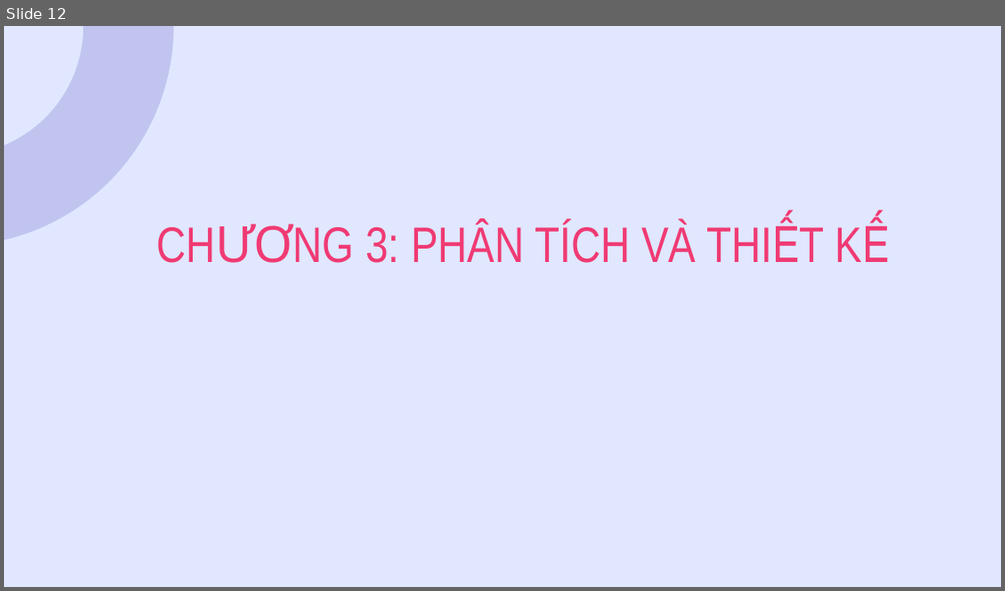
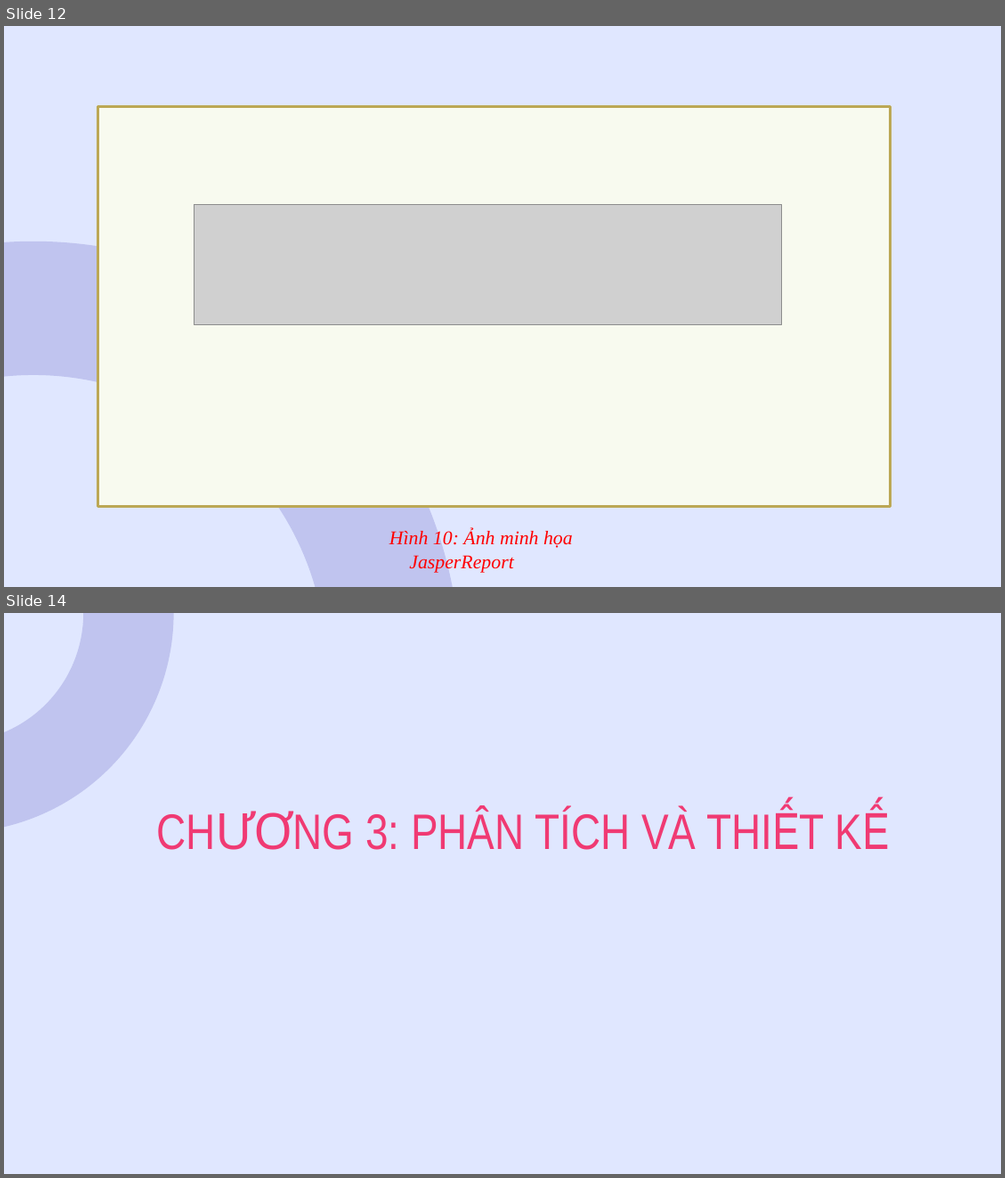
Before and after one commit to hoangtuandrive/GearVM, a slide deck: Báo Cáo/Nhom77_Final/Nhom77_PPT.pptx. Shown one above the other, each under a label of ours: slide 12 before the commit, slides 12 and 14 after it; the slides between them are not shown. The pictures are 1005x591 and 1005x1178 pixels, drawn with LibreOffice and Linux fonts; fonts in the diff are those of the drawing; grey boxes stand for pictures. Boxes give left, top, right and bottom in pixels: in the first picture for what was removed or moved away, otherwise in the second. Text is boxed around its words. In the diff, an @@ line names an element or a change of style, - is before the commit and + after.

```diff
--- a/Báo Cáo/Nhom77_Final/Nhom77_PPT.pptx
+++ b/Báo Cáo/Nhom77_Final/Nhom77_PPT.pptx
@@ slide 12 added at bbox=[4, 26, 1001, 587], background #E0E7FF @@
@@ rectangle added at bbox=[97, 107, 890, 507], fill #F8FAEF, outline #BDA956 2 pt @@
@@ picture added at bbox=[194, 204, 782, 325] @@
@@ donut added at bbox=[4, 241, 460, 587], fill #1B129C at 16% opacity, 14 pt, text #000000 @@
+c
@@ text added at bbox=[389, 529, 573, 572], 14 pt, text #FF0000, italic @@
+Hình 10: Ảnh minh họa JasperReport
@@ what was slide 12 is now slide 14 @@
```
Also in this commit, not shown: 7 slides changed, 6 other slides added, 4 slides removed, 2 other files.
